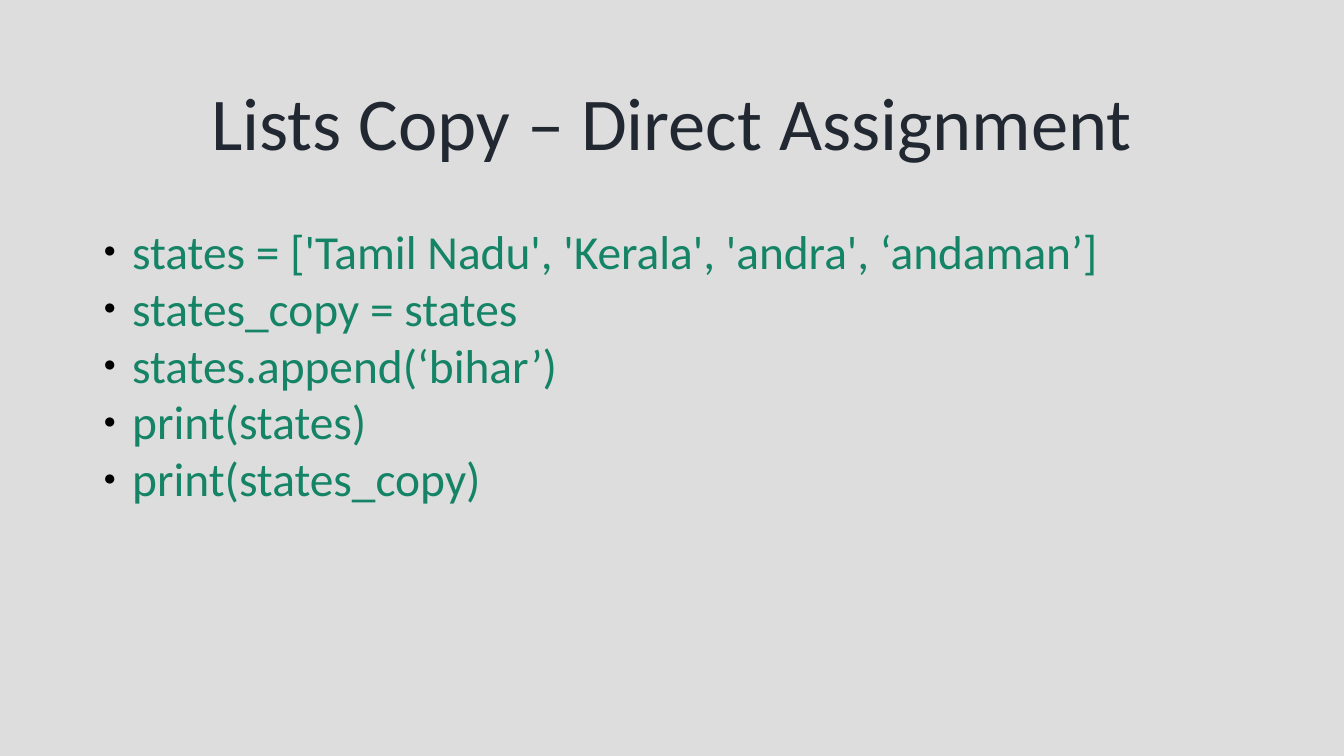
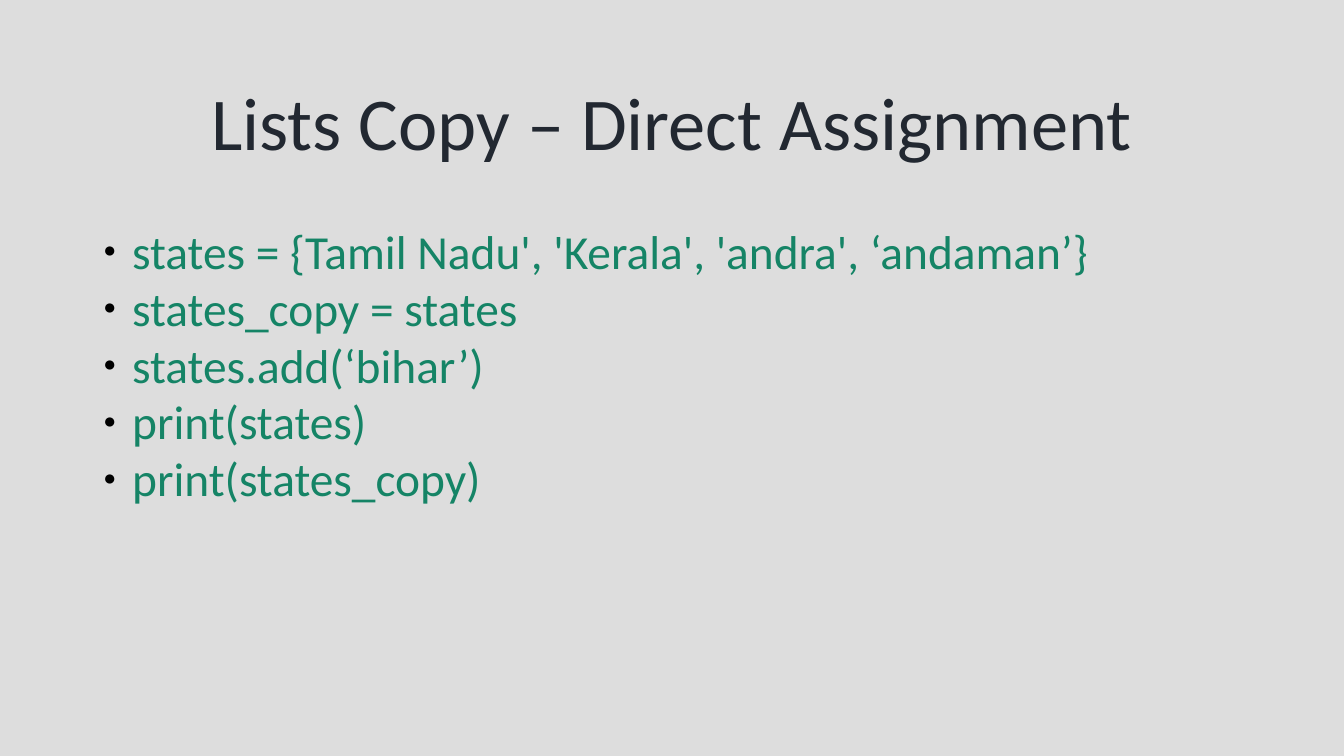
Before and after one commit to syedjafer/learning-notes, a slide deck: slide 24 of learnpythonwithus/session_10_ds_sets.odp (slide 34 before the commit). Drawn at 1344x756 pixels with LibreOffice and Linux fonts; fonts in the diff are those of the drawing. Boxes give left, top, right and bottom in pixels: in the first picture for what was removed or moved away, otherwise in the second. Text is boxed around its words. In the diff, an @@ line names an element or a change of style, - is before the commit and + after.

```diff
--- a/learnpythonwithus/session_10_ds_sets.odp
+++ b/learnpythonwithus/session_10_ds_sets.odp
@@ text at (132, 234, 1088, 276): text changed @@
-● states = ['Tamil Nadu', 'Kerala', 'andra', ‘andaman’]
+● states = {Tamil Nadu', 'Kerala', 'andra', ‘andaman’}
@@ text at (132, 348, 484, 390): text changed @@
-● states.append(‘bihar’)
+● states.add(‘bihar’)
```
Also in this commit, not shown: 8 other slides changed, 12 slides added, 11 slides removed, 2 other files.
